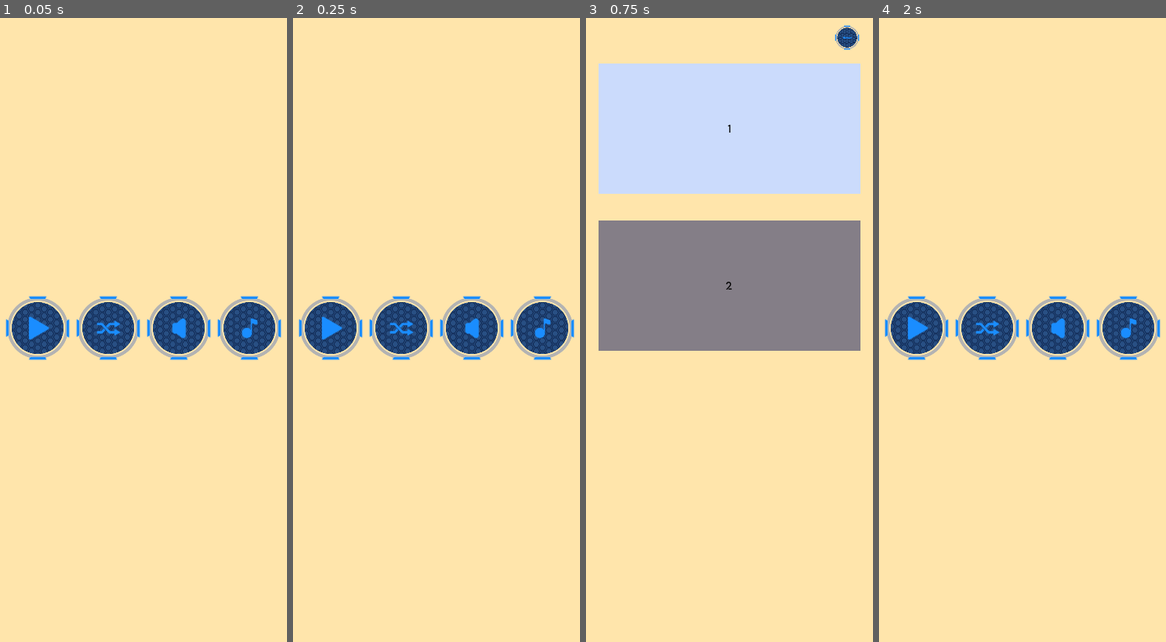
Above: before the commit, frames 1-4 (left to right).
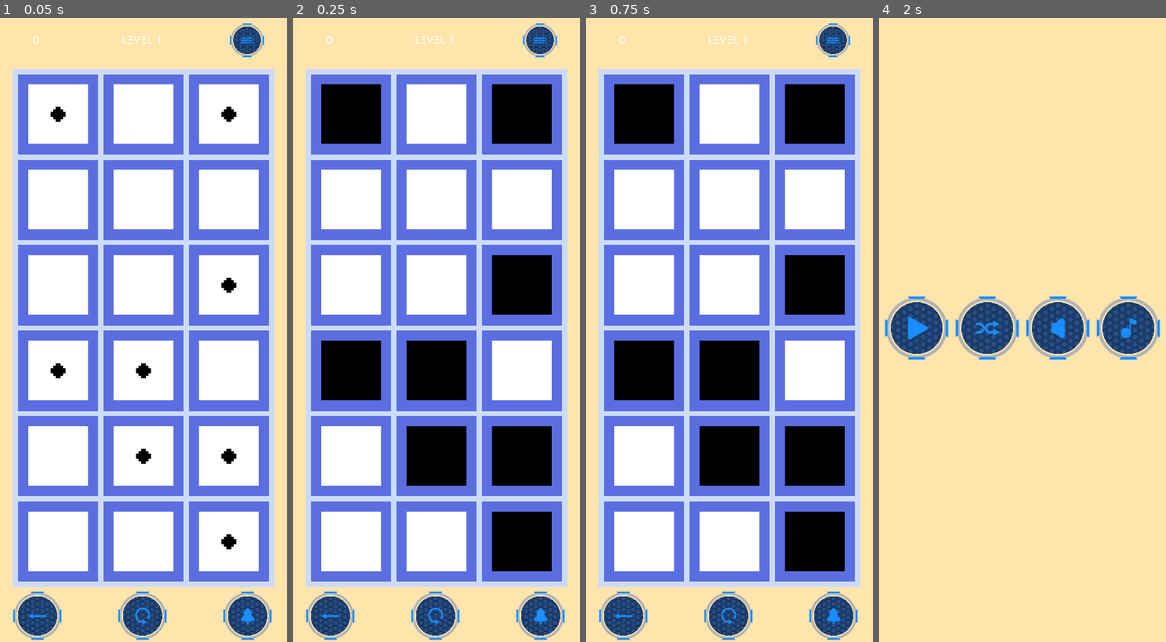
Above: after the commit, the same moments.

Repository: sisipun/SleepyCity
Game: Godot game, scene res://Game/Level/Generated/GeneratedLevel.tscn
The game is run twice, just before and just after one commit, with the same random seed, the same clock (stepped at 60 frames per second) and the same inputs. Before the commit the project starts from res://Game/Menu/MainMenu/MainMenu.tscn.
Inputs (mouse positions are in pixels of both pictures, inside the frame that each line leads up to):
- Up to frame 1 (0.05 s): no input
- Up to frame 2 (0.25 s): no input
- Up to frame 3 (0.75 s): click (623, 330) at 0.52 s
- Up to frame 4 (2 s): click (1140, 36) at 1.27 s

The runs differ from the first frame. In frame 1, 79% of the frame differs, in the area x 1-99%, y 0-100%; in frame 2, 79%; in frame 3, 77%; in frame 4, nothing differs.

Commit message:
new cell sound

Diff:
--- a/Game/Level/LevelArea.tscn
+++ b/Game/Level/LevelArea.tscn
@@ -12,6 +12,7 @@
 
 [node name="CellSound" type="AudioStreamPlayer" parent="Sound"]
 stream = ExtResource( 3 )
+volume_db = -20.0
 bus = "Sound"
 
 [node name="LevelCompleteSound" type="AudioStreamPlayer" parent="Sound"]
--- a/Game/Menu/MainMenu/MainMenu.tscn
+++ b/Game/Menu/MainMenu/MainMenu.tscn
@@ -124,6 +124,5 @@
 on_pressed = ExtResource( 13 )
 off_normal = ExtResource( 9 )
 off_pressed = ExtResource( 8 )
-
 [connection signal="pressed" from="MenuMargin/Buttons/MenuButtons/Control" to="MenuMargin/Buttons/MenuButtons/Control" method="_on_pressed"]
 [connection signal="pressed" from="MenuMargin/Buttons/MenuButtons/MusicButton" to="MenuMargin/Buttons/MenuButtons/MusicButton" method="_on_pressed"]
--- a/project.godot
+++ b/project.godot
@@ -45,7 +45,7 @@
 [application]
 
 config/name="Cells"
-run/main_scene="res://Game/Menu/MainMenu/MainMenu.tscn"
+run/main_scene="res://Game/Level/Generated/GeneratedLevel.tscn"
 
 [audio]
 
Not shown, changed: Assets/Level/cell.wav
